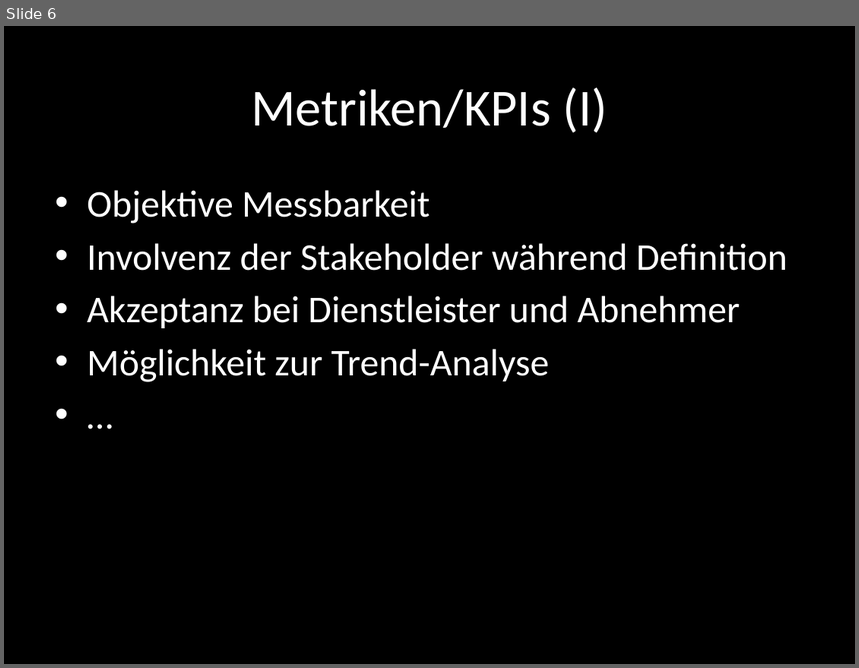
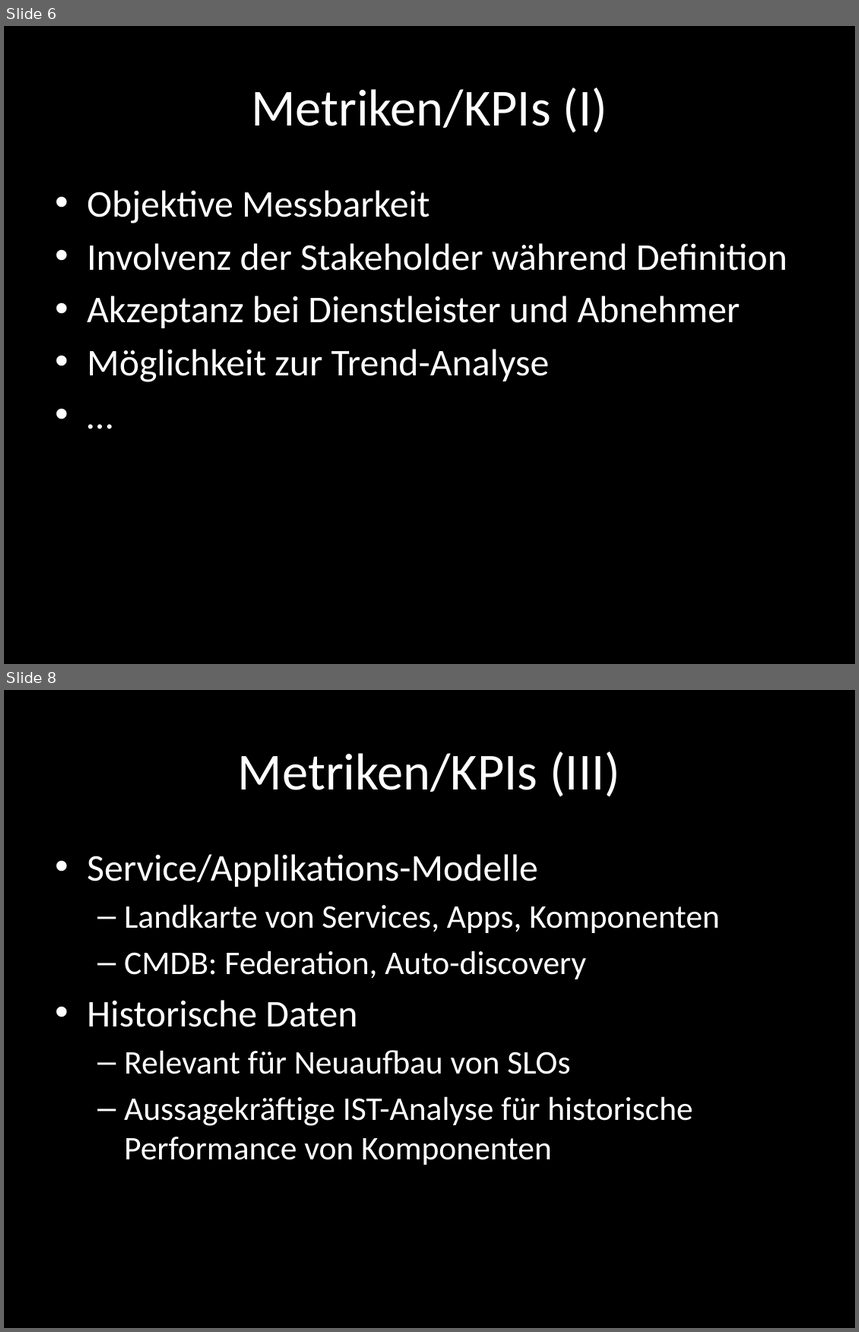
Before and after one commit to foyan/E2E, a slide deck: End-to-end Monitoring.pptx. Shown one above the other, each under a label of ours: slide 6 before the commit, slides 6 and 8 after it; the slides between them are not shown. The pictures are 859x668 and 859x1332 pixels, drawn with LibreOffice and Linux fonts; fonts in the diff are those of the drawing. Boxes give left, top, right and bottom in pixels: in the first picture for what was removed or moved away, otherwise in the second. Text is boxed around its words. In the diff, an @@ line names an element or a change of style, - is before the commit and + after.

```diff
--- a/End-to-end Monitoring.pptx
+++ b/End-to-end Monitoring.pptx
@@ slide 8 added at bbox=[4, 690, 855, 1328], background #000000 @@
@@ title added at bbox=[238, 752, 620, 797], 44 pt, text #FFFFFF @@
+Metriken/KPIs (III)
@@ text added at bbox=[87, 854, 720, 1165], 28 pt, text #FFFFFF @@
+• Service/Applikations-Modelle
+  – Landkarte von Services, Apps, Komponenten
+  – CMDB: Federation, Auto-discovery
+• Historische Daten
+  – Relevant für Neuaufbau von SLOs
+  – Aussagekräftige IST-Analyse für historische Performance von Komponenten
```
Also in this commit, not shown: 1 slide changed, 12 other slides added, 1 slide removed, 2 other files.
